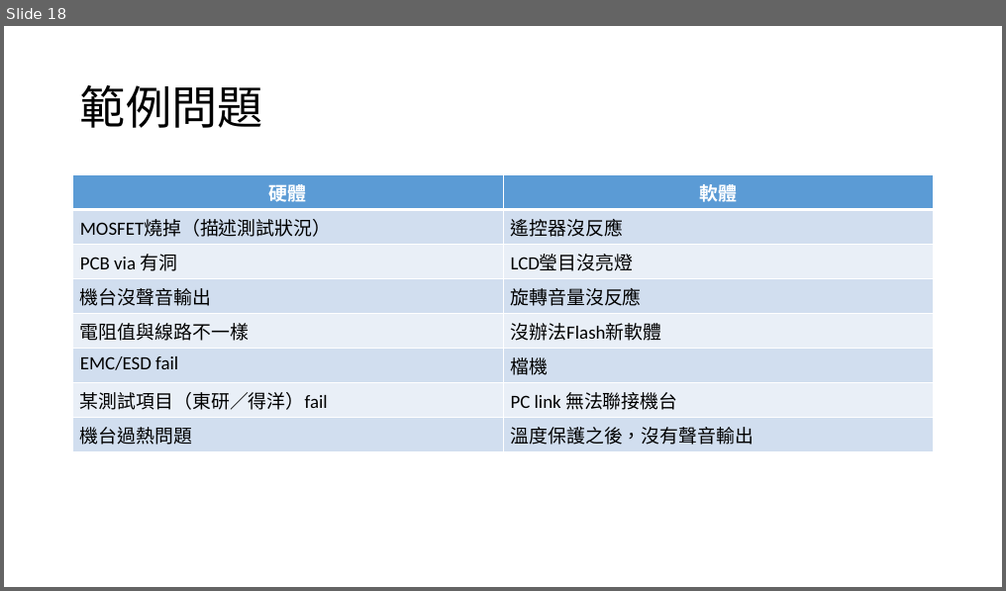
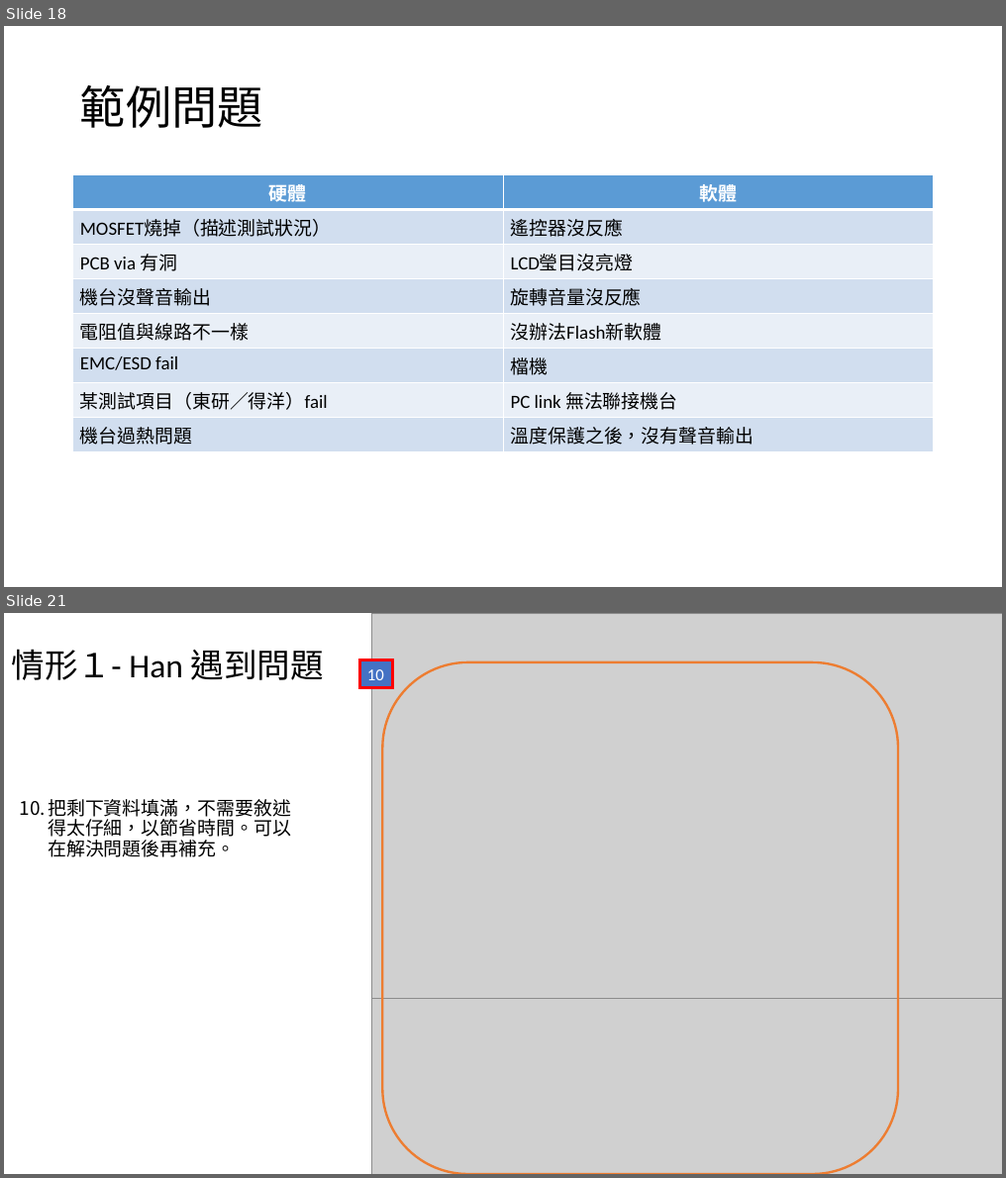
Before and after one commit to HanFormosa/JIRA, a slide deck: JIRA Proposal.pptx. Shown one above the other, each under a label of ours: slide 18 before the commit, slides 18 and 21 after it; the slides between them are not shown. The pictures are 1006x591 and 1006x1178 pixels, drawn with LibreOffice and Linux fonts; fonts in the diff are those of the drawing; grey boxes stand for pictures. Boxes give left, top, right and bottom in pixels: in the first picture for what was removed or moved away, otherwise in the second. Text is boxed around its words. In the diff, an @@ line names an element or a change of style, - is before the commit and + after.

```diff
--- a/JIRA Proposal.pptx
+++ b/JIRA Proposal.pptx
@@ slide 21 added at bbox=[4, 613, 1002, 1174], background #FFFFFF @@
@@ picture added at bbox=[372, 613, 1002, 1052] @@
@@ title added at bbox=[12, 649, 324, 680], 32 pt, text #000000 @@
+情形１- Han 遇到問題
@@ rectangle added at bbox=[360, 661, 392, 688], fill #4472C4, outline #FF0000 3 pt, 16 pt, text #FFFFFF @@
+10
@@ rounded rectangle added at bbox=[383, 663, 899, 1174], outline #ED7D31 2.25 pt @@
@@ text added at bbox=[48, 799, 291, 858], 18 pt, text #000000 @@
+10. 把剩下資料填滿，不需要敘述得太仔細，以節省時間。可以在解決問題後再補充。
@@ picture added at bbox=[372, 998, 1002, 1174] @@
```
Also in this commit, not shown: 1 slide changed, 2 other slides added, 1 slide removed.
